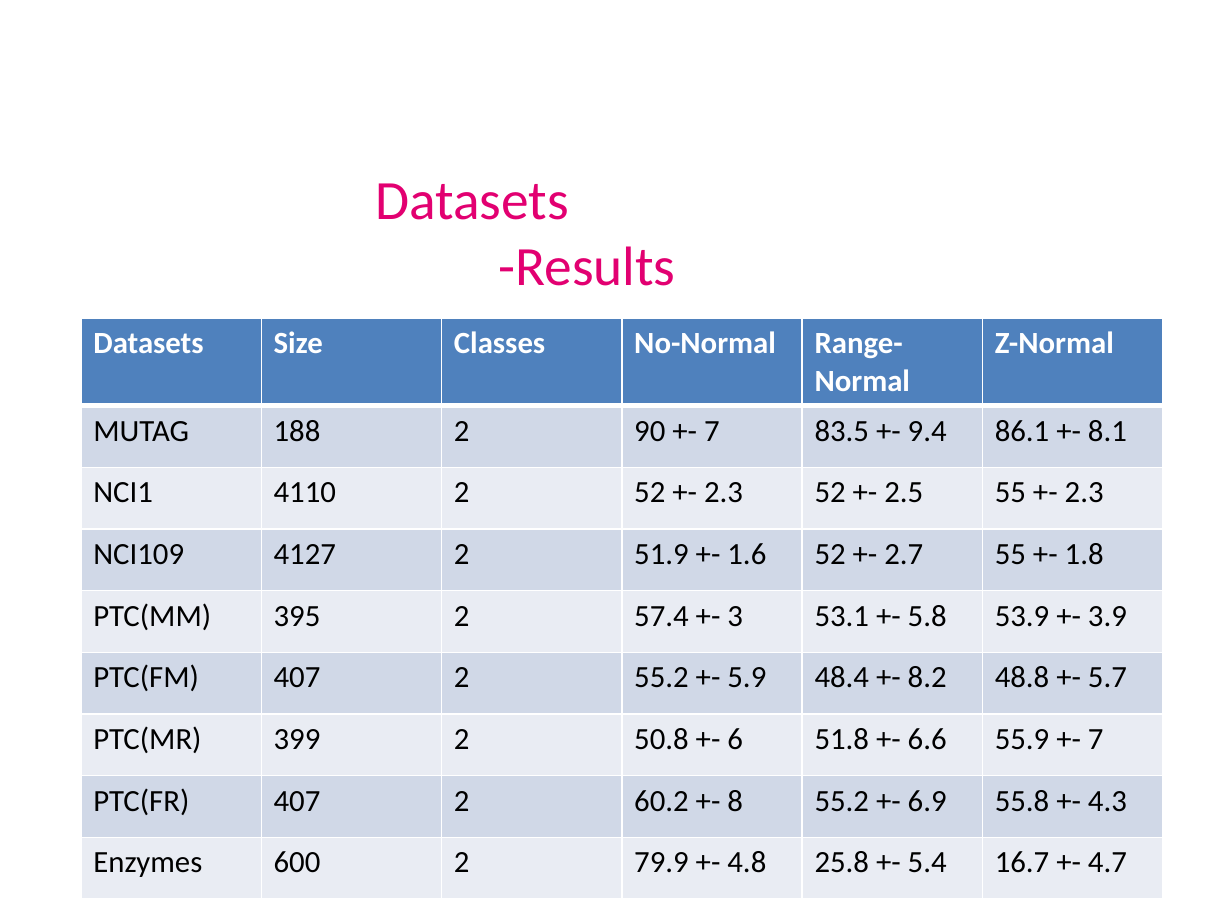
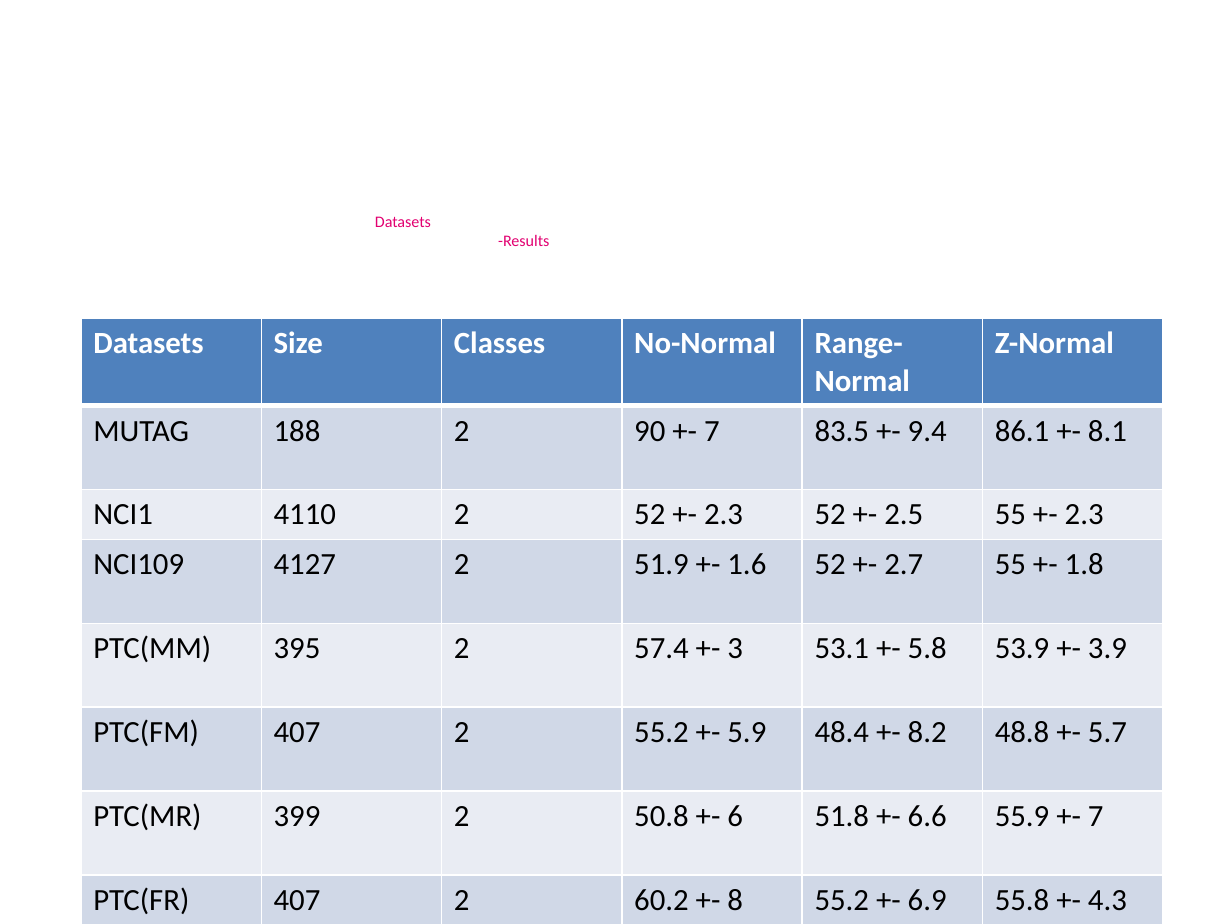
Before and after one commit to shayestehhamid/PatternRecognitionCourse, a slide deck: slide 13 of pattern_Presentation.pptx. Drawn at 1232x924 pixels with LibreOffice and Linux fonts; fonts in the diff are those of the drawing; background and template pictures are left out. Boxes give left, top, right and bottom in pixels: in the first picture for what was removed or moved away, otherwise in the second. Text is boxed around its words. In the diff, an @@ line names an element or a change of style, - is before the commit and + after.

```diff
--- a/pattern_Presentation.pptx
+++ b/pattern_Presentation.pptx
@@ text "Datasets -Results" at box(375, 216, 549, 246): size 32.4 to 9.4 pt @@
@@ table at box(81, 318, 1161, 918) @@
@@ fill #D0D8E8 to #D0D8E7 in 24 cells @@
@@ fill #E9EDF4 to #E9ECF3 in 24 cells @@
@@ borders changed @@
```
Also in this commit, not shown: 18 other slides changed, 1 other file.
